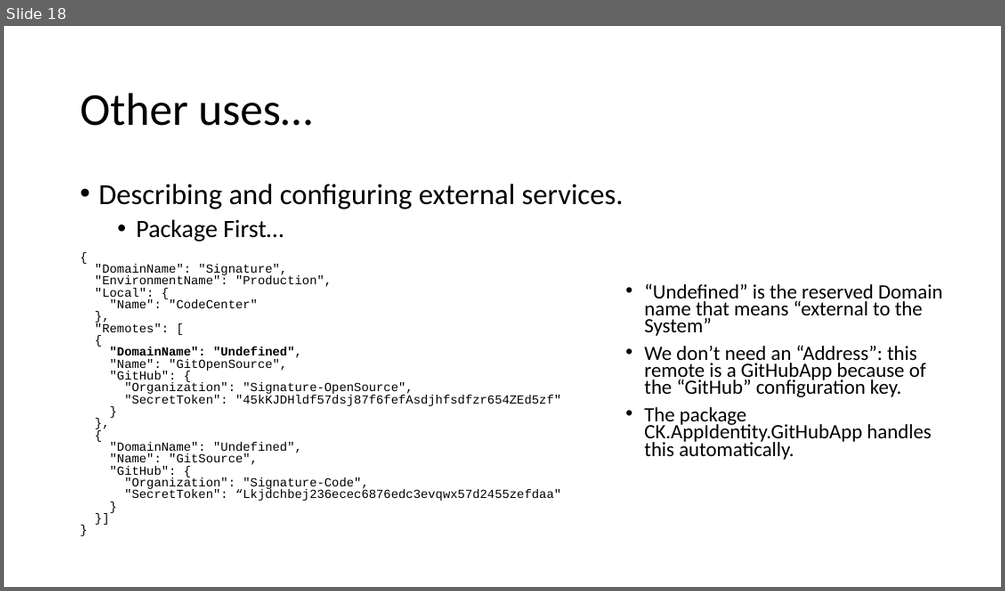
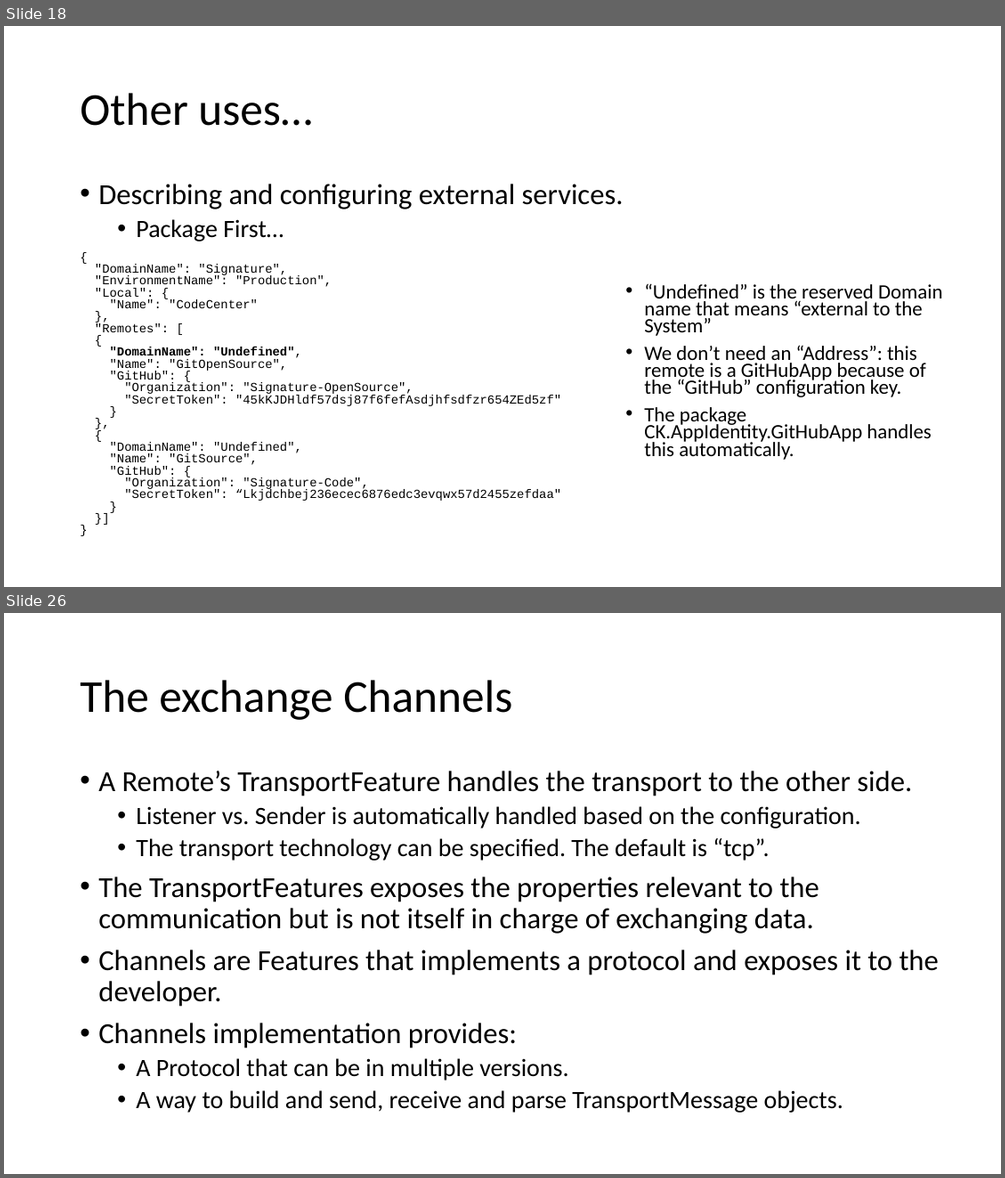
Before and after one commit to signature-opensource/CK-AppIdentity-Transport, a slide deck: Doc/CK-AppIdentity.pptx. Shown one above the other, each under a label of ours: slide 18 before the commit, slides 18 and 26 after it; the slides between them are not shown. The pictures are 1005x591 and 1005x1178 pixels, drawn with LibreOffice and Linux fonts; fonts in the diff are those of the drawing. Boxes give left, top, right and bottom in pixels: in the first picture for what was removed or moved away, otherwise in the second. Text is boxed around its words. In the diff, an @@ line names an element or a change of style, - is before the commit and + after.

Commit message:
Lot of stuff.
- New GetAllLeafRemotes() methods: simplifies Setup/Teardown codes.
- Channel current handler tracking.
- Poco channel basic implementation.
- Removed TransportMessage.IsResponse.
- Added OutgoingMessageFactory.Create with MutableSequence<byte>.
- Fixed RemoteParty.IsDestroyed.
- Lot of new doc.

```diff
--- a/Doc/CK-AppIdentity.pptx
+++ b/Doc/CK-AppIdentity.pptx
@@ slide 26 added at (x1=4, y1=613, x2=1001, y2=1174), background #FFFFFF @@
@@ title added at (x1=80, y1=680, x2=512, y2=720), 44 pt, text #000000 @@
+The exchange Channels
@@ text added at (x1=98, y1=771, x2=938, y2=1112), 28 pt, text #000000 @@
+• A Remote’s TransportFeature handles the transport to the other side.
+  • Listener vs. Sender is automatically handled based on the configuration.
+  • The transport technology can be specified. The default is “tcp”.
+• The TransportFeatures exposes the properties relevant to the communication but is not itself in charge of exchanging data.
+• Channels are Features that implements a protocol and exposes it to the developer.
+• Channels implementation provides:
+  • A Protocol that can be in multiple versions.
+  • A way to build and send, receive and parse TransportMessage objects.
```
Also in this commit, not shown: 10 other slides added, 47 other files.
